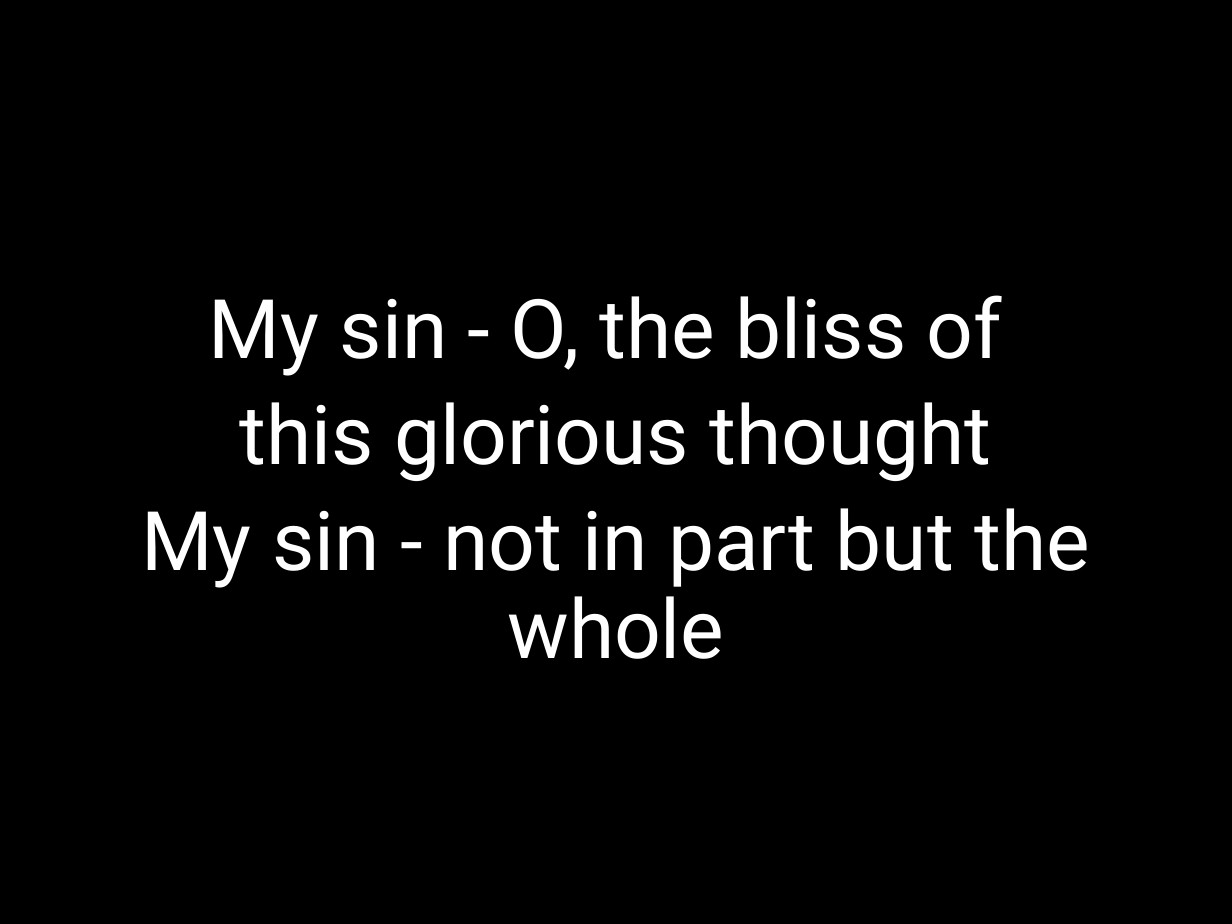
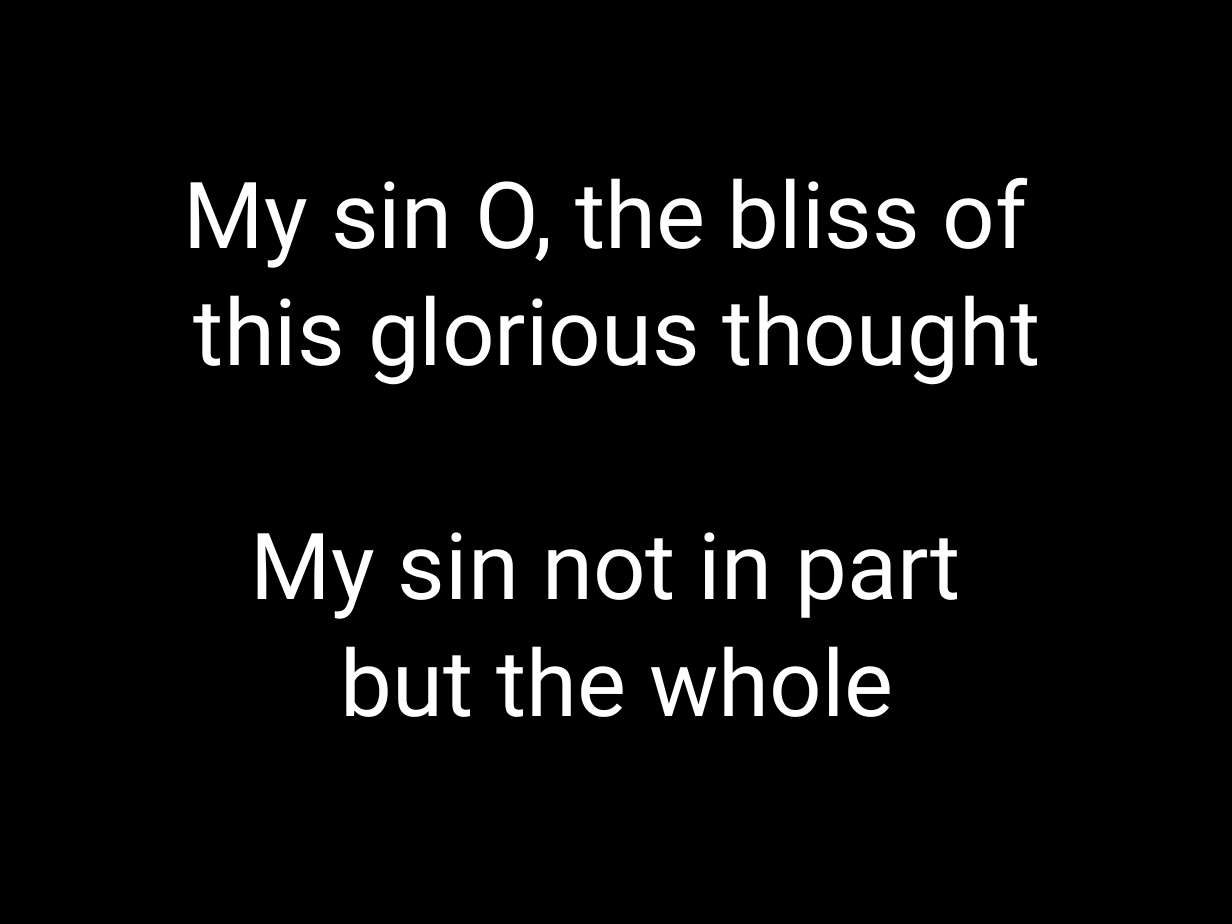
Before and after one commit to kendall412/worship, a slide deck: slide 8 of It Is Well.pptx. Drawn at 1232x924 pixels with LibreOffice and Linux fonts; fonts in the diff are those of the drawing. Boxes give left, top, right and bottom in pixels: in the first picture for what was removed or moved away, otherwise in the second. Text is boxed around its words. In the diff, an @@ line names an element or a change of style, - is before the commit and + after.

```diff
--- a/It Is Well.pptx
+++ b/It Is Well.pptx
@@ subtitle "My sin O, the bliss ...": place and size @@
-subtitle "My sin O, the bliss ..." at [141,295,1090,659]
+subtitle "My sin O, the bliss ..." at [184,177,1040,717]
@@ subtitle at [184,177,1028,268]: text changed; size 48 to 54 pt @@
-My sin - O, the bliss of
+My sin O, the bliss of
@@ subtitle at [194,295,1040,385]: size 48 to 54 pt in "this glorious thought" @@
@@ subtitle at [251,532,961,717]: text changed; size 48 to 54 pt @@
-My sin - not in part but the whole
+My sin not in part
+but the whole
```
Also in this commit, not shown: 11 other slides changed, 11 other files.
